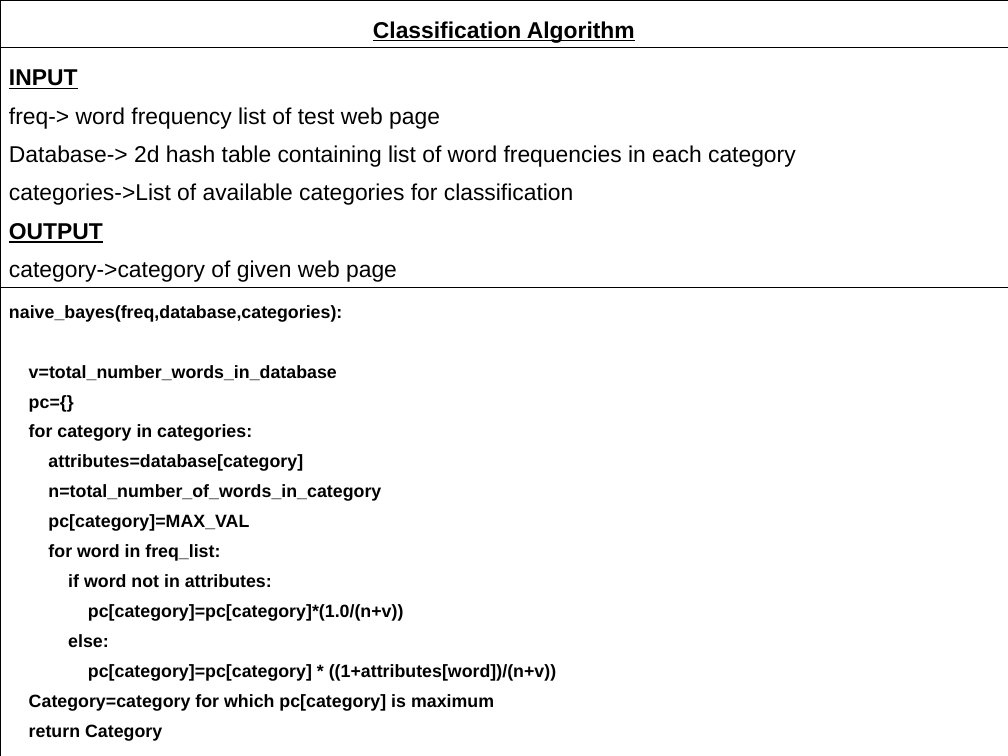
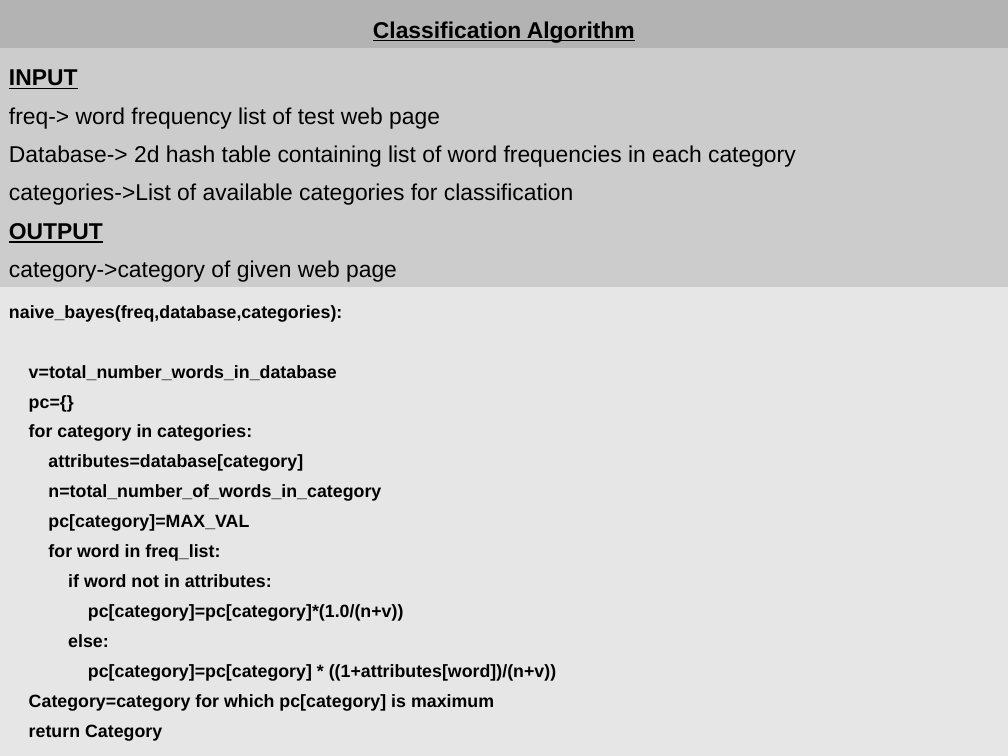
Before and after one commit to niyasc/Webpage-classification-Minor-Project, a slide deck: slide 14 of presentation.odp. Drawn at 1008x756 pixels with LibreOffice and Linux fonts; fonts in the diff are those of the drawing. Boxes give left, top, right and bottom in pixels: in the first picture for what was removed or moved away, otherwise in the second. Text is boxed around its words. In the diff, an @@ line names an element or a change of style, - is before the commit and + after.

```diff
--- a/presentation.odp
+++ b/presentation.odp
@@ table at <box>0,0,1008,756</box> @@
@@ fill none to #B3B3B3 in row 1, column 1 @@
@@ fill none to #CCCCCC in row 2, column 1 @@
@@ fill none to #E6E6E6 in row 3, column 1 @@
@@ borders changed @@
```
Also in this commit, not shown: 3 other slides changed, 6 other files.
